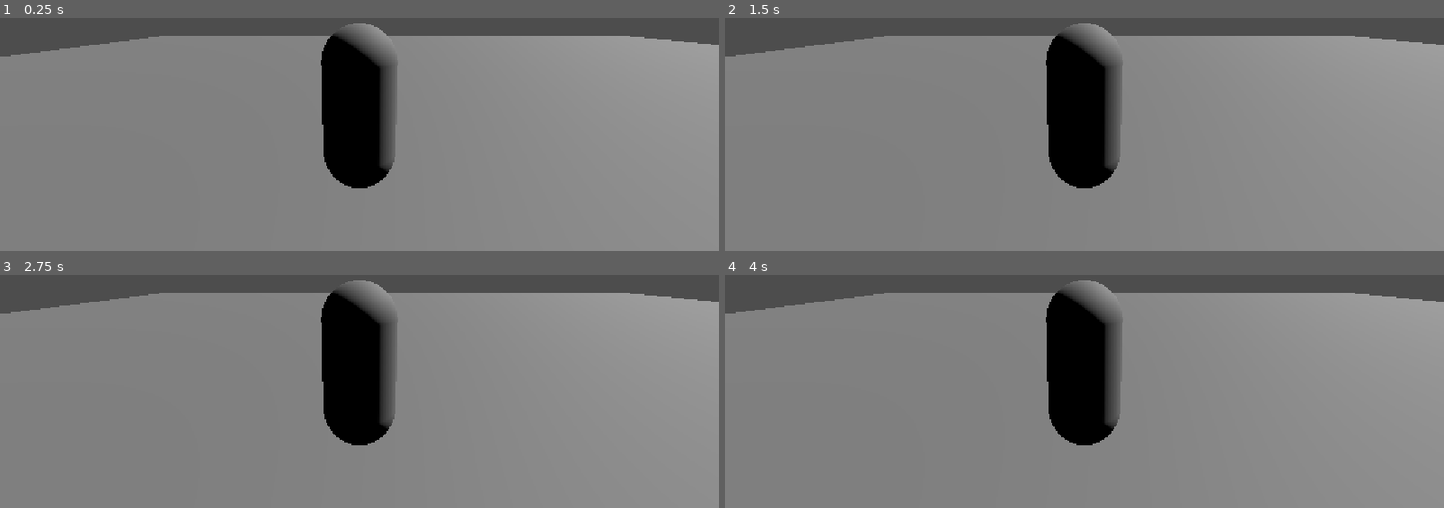
Above: before the commit, frames 1-4 (two rows, left to right).
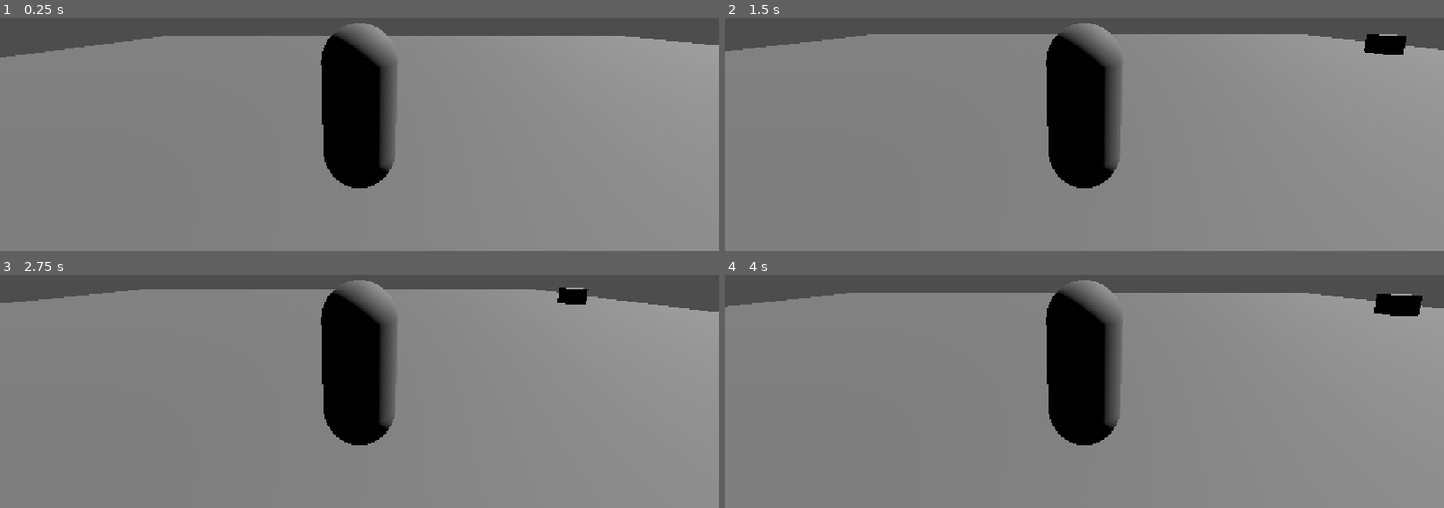
Above: after the commit, the same moments.

Repository: LaurenZeigler/Bug-Catcher
Game: Godot game, scene res://assets/mainScenes/whitebox/movementPlayground.tscn
Same seed, same stepped clock (60 frames per second), same inputs: the game is played once before the commit and once after it. This scene is started directly instead of the project's main scene.
Inputs:
- Up to frame 1 (0.25 s): no input
- Up to frame 2 (1.5 s): tap Enter at 0.5 s; hold D (move_right, bound only after the commit) 0.53-1.28 s; hold Ctrl (crouch, bound only after the commit) 0.53-1.28 s; tap Shift (sprint, bound only after the commit) at 0.8, 1.35 s; hold S (move_down, bound only after the commit) from 1.28 s (still down)
- Up to frame 3 (2.75 s): tap Ctrl (crouch, bound only after the commit) at 1.55 s; release S (move_down, bound only after the commit) at 2.03 s; hold D (move_right, bound only after the commit) from 2.03 s (still down); hold Ctrl (crouch, bound only after the commit) from 2.03 s (still down); tap Shift (sprint, bound only after the commit) at 2.3 s
- Up to frame 4 (4 s): release D (move_right, bound only after the commit) at 2.78 s; release Ctrl (crouch, bound only after the commit) at 2.78 s; hold W (move_up, bound only after the commit) 2.78-3.53 s; tap Shift (sprint, bound only after the commit) at 2.85, 3.8 s; tap Ctrl (crouch, bound only after the commit) at 3.05 s; hold A (move_left, bound only after the commit) from 3.53 s (still down); hold Ctrl (crouch, bound only after the commit) from 3.53 s (still down)

The runs differ from the first frame. In frame 1, less than 0.1% of the frame differs, in the area x 0-99%, y 7-17%; in frame 2, 1.5%; in frame 3, 2.4%, in the area x 0-100%, y 5-47%; in frame 4, 1.3%.

Commit message:
Added basic character movement

Diff:
--- a/bugc/assets/characterNodes/mainCharacter.tscn
+++ b/bugc/assets/characterNodes/mainCharacter.tscn
@@ -1,4 +1,6 @@
 [gd_scene format=3 uid="uid://co3i1ap6yftey"]
+
+[ext_resource type="Script" uid="uid://duelkekl8fdgd" path="res://assets/scripts/playerController.gd" id="1_stc2r"]
 
 [sub_resource type="CapsuleShape3D" id="CapsuleShape3D_38uue"]
 radius = 0.48266602
@@ -10,15 +12,17 @@
 
 [node name="MainCharacter" type="Node3D" unique_id=882916200]
 
-[node name="RigidBody3D" type="RigidBody3D" parent="." unique_id=1416166855]
+[node name="CharacterBody3D" type="CharacterBody3D" parent="." unique_id=309607646]
+script = ExtResource("1_stc2r")
 
-[node name="CollisionShape3D" type="CollisionShape3D" parent="RigidBody3D" unique_id=1986074596]
+[node name="CollisionShape3D" type="CollisionShape3D" parent="CharacterBody3D" unique_id=1986074596]
 transform = Transform3D(1, 0, 0, 0, 1, 0, 0, 0, 1, 0, 1.0775146, 0)
 shape = SubResource("CapsuleShape3D_38uue")
 
-[node name="MeshInstance3D" type="MeshInstance3D" parent="RigidBody3D" unique_id=2000520641]
+[node name="playerSkin" type="MeshInstance3D" parent="CharacterBody3D" unique_id=2000520641]
+unique_name_in_owner = true
 transform = Transform3D(1, 0, 0, 0, 1, 0, 0, 0, 1, 0, 1.0941162, 0)
 mesh = SubResource("CapsuleMesh_qkw6c")
 
-[node name="Camera3D" type="Camera3D" parent="RigidBody3D" unique_id=402914334]
+[node name="Camera3D" type="Camera3D" parent="CharacterBody3D" unique_id=402914334]
 transform = Transform3D(1, 0, 0, 0, 0.98919195, 0.14662628, 0, -0.14662628, 0.98919195, 0, 2.2744617, 3.1631331)
--- a/bugc/assets/scripts/playerController.gd
+++ b/bugc/assets/scripts/playerController.gd
@@ -1,11 +1,65 @@
-extends Node
+extends CharacterBody3D
 
+@export_group("Movement")
+@export var move_speed := 5.0
+@export var sprint_speed := 10.0
+@export var acceleration := 25.0
+@export var _rotation_speed : float = TAU
+var cur_speed := move_speed
 
-# Called when the node enters the scene tree for the first time.
+#
+@onready var playerSkin = %playerSkin
+##@onready var animation_player = playerSkin.get_node("player_character/Skeleton/Skeleton3D/AnimationPlayer")
+#@onready var char_skin = playerSkin.get_node("player_character")
+
+var deltaTime : float
+
+signal char_moving
+
 func _ready() -> void:
-	pass # Replace with function body.
+	cur_speed = move_speed
 
+func _physics_process(delta : float):
+	var raw_input := Input.get_vector("move_left", "move_right", "move_up", "move_down")
+	deltaTime = delta
+	if (raw_input != Vector2.ZERO):
+		var target_direction = Vector2(raw_input.y * -1, raw_input.x * -1).normalized()
+		var target_rotation : Basis
+		var target_angle = target_direction.angle()
+		target_rotation = Basis(Vector3.UP, target_angle)
+		if (Input.is_action_pressed("sprint")):
+			playerSkin.transform.basis = playerSkin.transform.basis.slerp(target_rotation, _rotation_speed * 2 * delta)
+		elif (Input.is_action_pressed("crouch")):
+			playerSkin.transform.basis = playerSkin.transform.basis.slerp(target_rotation, _rotation_speed * .5 * delta)
+		else:
+			playerSkin.transform.basis = playerSkin.transform.basis.slerp(target_rotation, _rotation_speed * delta)
 
-# Called every frame. 'delta' is the elapsed time since the previous frame.
-func _process(delta: float) -> void:
-	pass
+		playerSkin.transform = playerSkin.transform.orthonormalized()
+		move_character(raw_input)
+	#else:
+		#char_skin.idle()
+
+func move_character(raw_input : Vector2):
+	var forward := global_basis.z
+	var right := global_basis.x
+	var cur_accel = acceleration
+	var cur_vel = velocity
+
+	var move_direction := forward * raw_input.y + right * raw_input.x
+	move_direction.y = 0.0
+	move_direction = move_direction.normalized()
+
+	if Input.is_action_pressed("sprint"):
+			cur_speed = sprint_speed
+			#cur_accel = acceleration * 2
+			_rotation_speed = TAU * 2
+	elif (Input.is_action_pressed("crouch")):
+		cur_speed = 3
+		_rotation_speed = TAU
+	else:
+		_rotation_speed = TAU
+		#cur_accel = acceleration
+		cur_speed = move_speed
+
+	velocity = cur_speed * move_direction
+	move_and_slide()
--- a/bugc/project.godot
+++ b/bugc/project.godot
@@ -20,6 +20,44 @@
 window/stretch/mode="canvas_items"
 window/stretch/aspect="expand"
 
+[input]
+
+move_up={
+"deadzone": 0.2,
+"events": [Object(InputEventKey,"resource_local_to_scene":false,"resource_name":"","device":-1,"window_id":0,"alt_pressed":false,"shift_pressed":false,"ctrl_pressed":false,"meta_pressed":false,"pressed":false,"keycode":0,"physical_keycode":87,"key_label":0,"unicode":119,"location":0,"echo":false,"script":null)
+]
+}
+move_right={
+"deadzone": 0.2,
+"events": [Object(InputEventKey,"resource_local_to_scene":false,"resource_name":"","device":-1,"window_id":0,"alt_pressed":false,"shift_pressed":false,"ctrl_pressed":false,"meta_pressed":false,"pressed":false,"keycode":0,"physical_keycode":68,"key_label":0,"unicode":100,"location":0,"echo":false,"script":null)
+]
+}
+move_left={
+"deadzone": 0.2,
+"events": [Object(InputEventKey,"resource_local_to_scene":false,"resource_name":"","device":-1,"window_id":0,"alt_pressed":false,"shift_pressed":false,"ctrl_pressed":false,"meta_pressed":false,"pressed":false,"keycode":0,"physical_keycode":65,"key_label":0,"unicode":97,"location":0,"echo":false,"script":null)
+]
+}
+move_down={
+"deadzone": 0.2,
+"events": [Object(InputEventKey,"resource_local_to_scene":false,"resource_name":"","device":-1,"window_id":0,"alt_pressed":false,"shift_pressed":false,"ctrl_pressed":false,"meta_pressed":false,"pressed":false,"keycode":0,"physical_keycode":83,"key_label":0,"unicode":115,"location":0,"echo":false,"script":null)
+]
+}
+jump={
+"deadzone": 0.2,
+"events": [Object(InputEventKey,"resource_local_to_scene":false,"resource_name":"","device":-1,"window_id":0,"alt_pressed":false,"shift_pressed":false,"ctrl_pressed":false,"meta_pressed":false,"pressed":false,"keycode":0,"physical_keycode":32,"key_label":0,"unicode":32,"location":0,"echo":false,"script":null)
+]
+}
+crouch={
+"deadzone": 0.2,
+"events": [Object(InputEventKey,"resource_local_to_scene":false,"resource_name":"","device":-1,"window_id":0,"alt_pressed":false,"shift_pressed":false,"ctrl_pressed":false,"meta_pressed":false,"pressed":false,"keycode":0,"physical_keycode":4194326,"key_label":0,"unicode":0,"location":0,"echo":false,"script":null)
+]
+}
+sprint={
+"deadzone": 0.2,
+"events": [Object(InputEventKey,"resource_local_to_scene":false,"resource_name":"","device":-1,"window_id":0,"alt_pressed":false,"shift_pressed":false,"ctrl_pressed":false,"meta_pressed":false,"pressed":false,"keycode":0,"physical_keycode":4194325,"key_label":0,"unicode":0,"location":0,"echo":false,"script":null)
+]
+}
+
 [physics]
 
 3d/physics_engine="Jolt Physics"
